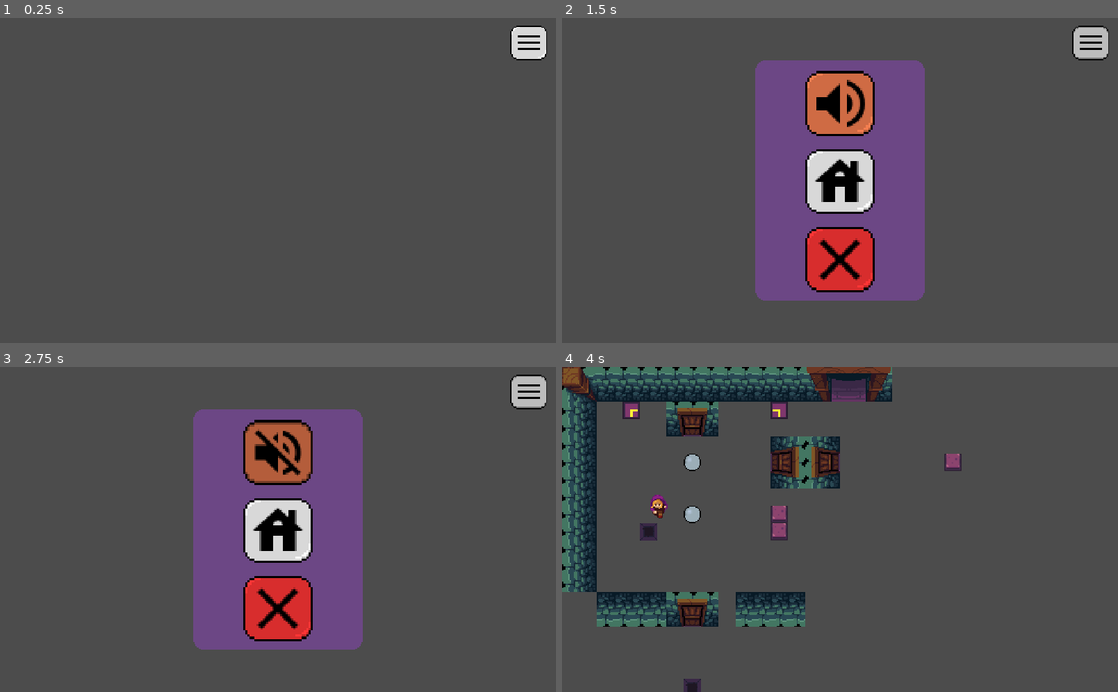
Above: before the commit, frames 1-4 (two rows, left to right).
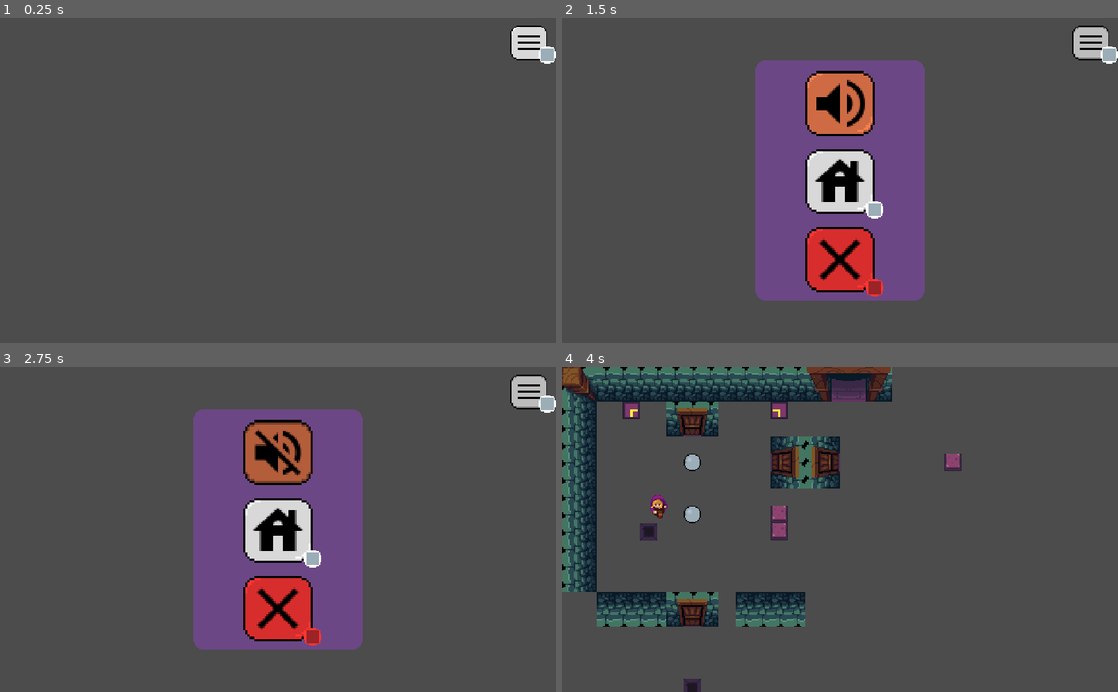
Above: after the commit, the same moments.

Repository: bc5g15/rock-push
Game: Godot game, scene res://Experiments/UITest.tscn
Same seed, same stepped clock (60 frames per second), same inputs: the game is played once before the commit and once after it. This scene is started directly instead of the project's main scene.
Inputs (mouse positions are in pixels of both pictures, inside the frame that each line leads up to):
- Up to frame 1 (0.25 s): no input
- Up to frame 2 (1.5 s): tap Enter (ui_accept) at 0.5, 0.77 s; hold D (right) 0.53-1.25 s; click (1090, 44) at 1.25 s
- Up to frame 3 (2.75 s): click (278, 451) at 2 s
- Up to frame 4 (4 s): click (840, 529) at 2.75 s; hold S (down) from 3.53 s (still down); tap Enter (ui_accept) at 3.77 s

The runs differ from the first frame. In frame 1, 0.1% of the frame differs, in the area x 96-100%, y 8-15%; in frame 2, 0.4%, in the area x 54-100%, y 8-86%; in frame 3, 0.4%; in frame 4, nothing differs.

Commit message:
Improved custom button
Added a small corner box to display shortcut character
Designed to use as an inheirited scene

Diff:
--- a/Prefabs/Buttons/CustomButton.tscn
+++ b/Prefabs/Buttons/CustomButton.tscn
@@ -1,8 +1,16 @@
-[gd_scene load_steps=4 format=2]
+[gd_scene load_steps=7 format=2]
 
 [ext_resource path="res://Assets/UI/ButtonGreyMask.png" type="BitMap" id=1]
 [ext_resource path="res://Assets/UI/ButtonGrayUp.png" type="Texture" id=2]
 [ext_resource path="res://Assets/UI/ButtonGrayDown.png" type="Texture" id=3]
+[ext_resource path="res://Assets/UI/CharaBackdrop2.png" type="Texture" id=4]
+[ext_resource path="res://Assets/UI/VT323-Regular.ttf" type="DynamicFontData" id=5]
+
+[sub_resource type="DynamicFont" id=1]
+size = 18
+outline_size = 1
+outline_color = Color( 0, 0, 0, 1 )
+font_data = ExtResource( 5 )
 
 [node name="CustomButton" type="TextureButton"]
 anchor_left = 0.5
@@ -21,3 +29,45 @@
 __meta__ = {
 "_edit_use_anchors_": false
 }
+
+[node name="Image" type="TextureRect" parent="."]
+anchor_right = 1.0
+anchor_bottom = 1.0
+margin_left = 4.0
+margin_top = 4.0
+margin_right = -4.0
+margin_bottom = -4.0
+stretch_mode = 6
+__meta__ = {
+"_edit_use_anchors_": false
+}
+
+[node name="ShorcutBackdrop" type="TextureRect" parent="."]
+anchor_left = 1.0
+anchor_top = 1.0
+anchor_right = 1.0
+anchor_bottom = 1.0
+margin_left = -8.0
+margin_top = -14.0
+margin_right = 7.0
+margin_bottom = 1.0
+texture = ExtResource( 4 )
+__meta__ = {
+"_edit_use_anchors_": false
+}
+
+[node name="Shortcut" type="Label" parent="ShorcutBackdrop"]
+anchor_left = 0.5
+anchor_top = 0.5
+anchor_right = 0.5
+anchor_bottom = 0.5
+margin_left = -8.0
+margin_top = -9.5
+margin_right = 8.0
+margin_bottom = 9.5
+custom_fonts/font = SubResource( 1 )
+align = 1
+valign = 1
+__meta__ = {
+"_edit_use_anchors_": false
+}
Binary file added: Assets/UI/CharaBackdrop2.png
Not shown, added: Assets/UI/CharaBackdrop2.png.import
Binary file added: Assets/UI/VT323-Regular.ttf
